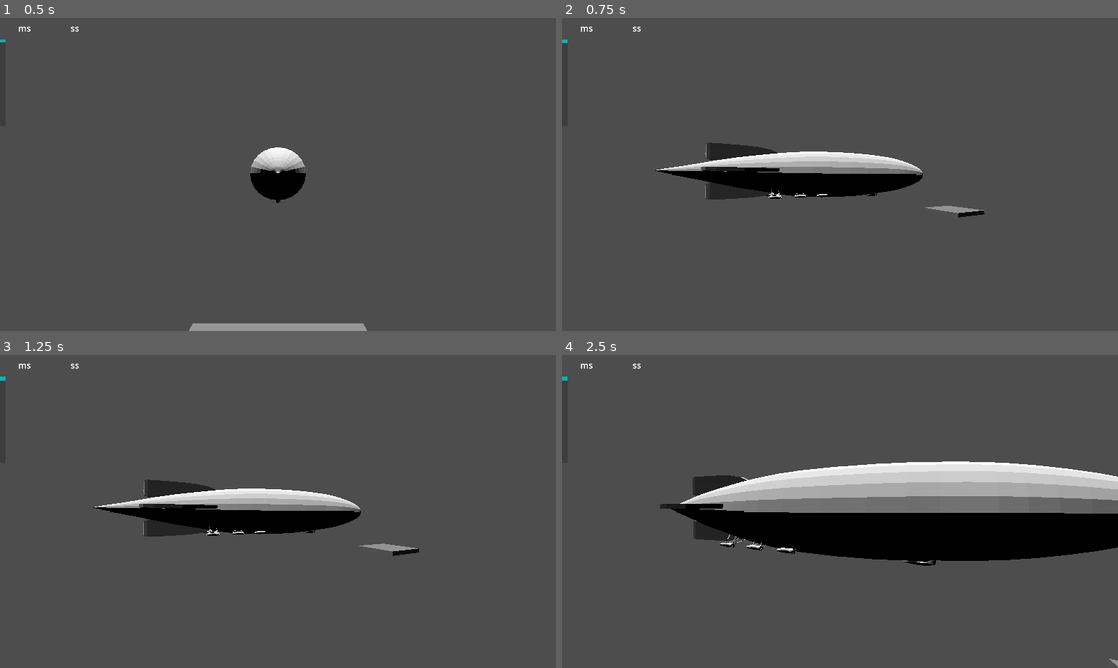
Above: before the commit, frames 1-4 (two rows, left to right).
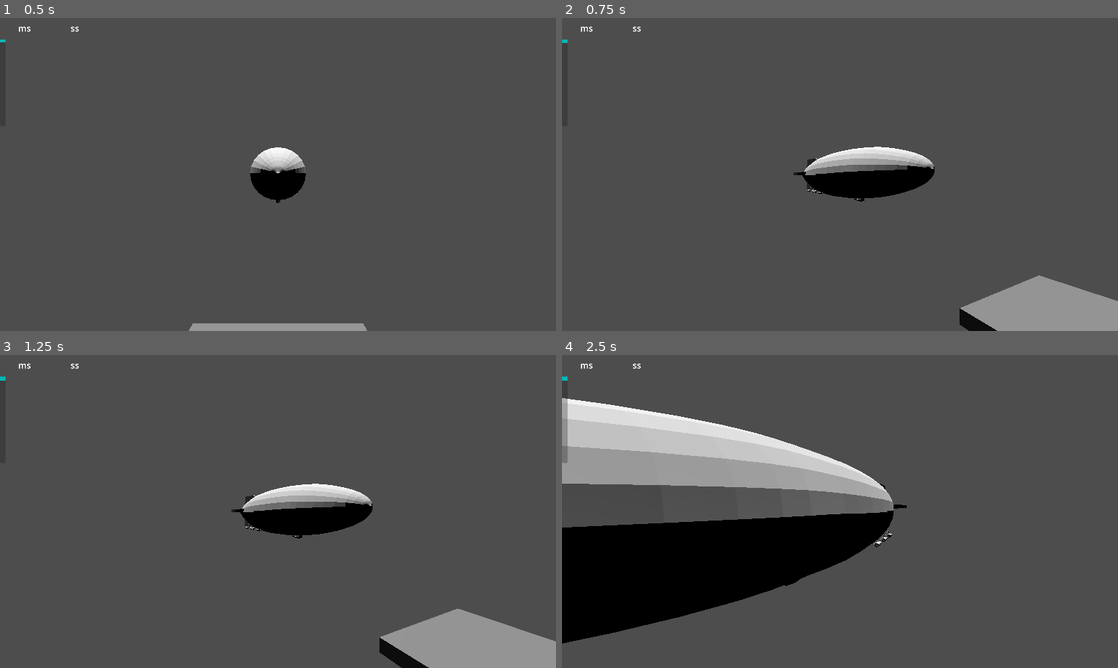
Above: after the commit, the same moments.

Repository: Manenderrr/airship-gamejam-thing
Game: Godot game, scene res://main.tscn
Same seed, same stepped clock (60 frames per second), same inputs: the game is played once before the commit and once after it.
Inputs (mouse positions are in pixels of both pictures, inside the frame that each line leads up to):
- Up to frame 1 (0.5 s): no input
- Up to frame 2 (0.75 s): tap Enter at 0.5 s; move the mouse to (867, 174) at 0.52 s; hold W (airship_forward) from 0.53 s (still down); hold X (landing) from 0.53 s (still down)
- Up to frame 3 (1.25 s): keep holding W (airship_forward); keep holding X (landing)
- Up to frame 4 (2.5 s): move the mouse to (812, 511) at 1.27 s; release X (landing) at 1.28 s; tap Mouse wheel up (camera_zoom_in) at 1.35 s; tap X (landing) at 1.55 s; release W (airship_forward) at 2 s; click "X" at 2 s

Frame 1 is identical in both runs. In frame 2, 8.7% of the frame differs, in the area x 16-100%, y 39-100%; in frame 3, 9.3%; in frame 4, 37%, in the area x 0-100%, y 13-100%.

Commit message:
Reorganise files and some code changes associated with that

Diff:
--- a/scripts/airship.gd
+++ b/airship/airship.gd
@@ -4,9 +4,6 @@
 const air_density: float = 1.190
 const airship_density: float = 0.0899
 const g: float = 9.8
-
-@export_group("UI")
-@onready var shipment_menu: = %ShipmentMenu
 
 @export_group("Cargo")
 @export var products: Array[Product] = []
@@ -31,6 +28,19 @@
 @export var acceleration_friction: float = 10.0
 @export var torque_friction: float = 10.0
 
+@export_group("Controls")
+## Whether the player can control the airship.
+@export var controls_enabled: bool = true:
+	set(value):
+		controls_enabled = value
+		on_controls_change.emit(value)
+		if value: on_controls_enable.emit()
+		else: on_controls_disable.emit()
+
+signal on_controls_enable
+signal on_controls_disable
+signal on_controls_change(new_state: bool)
+
 func _ready() -> void:
 	linear_damp = acceleration_friction
 	angular_damp = torque_friction
@@ -43,7 +53,7 @@
 	air_in_ballast = mass / (air_density - airship_density)
 
 func _process(delta: float) -> void:
-	if shipment_menu.in_shipment_menu == false:
+	if controls_enabled:
 		if Input.is_action_pressed("takeoff"):
 			air_in_ballast -= air_ballast_pump_speed * delta
 		if Input.is_action_pressed("landing"):
@@ -51,7 +61,7 @@
 
 
 func _integrate_forces(state: PhysicsDirectBodyState3D) -> void:
-	if shipment_menu.in_shipment_menu == false:
+	if controls_enabled:
 		var thrust_axis = Input.get_axis("airship_back", "airship_forward")
 		state.apply_central_force(basis.x * thrust_axis * acceleration)
 
@@ -59,7 +69,7 @@
 		state.apply_torque(Vector3(0, torque_axis * torque, 0))
 
 	#airship takeoff and landing
-	state.apply_central_force(basis.y * g * air_in_ballast * (air_density - airship_density))
+	state.apply_central_force(Vector3.UP * g * air_in_ballast * (air_density - airship_density))
 
 func add_mass():
 	for prod in products:
--- /dev/null
+++ b/airship/airship.tscn
@@ -0,0 +1,29 @@
+[gd_scene format=3 uid="uid://uaowrmxk506v"]
+
+[ext_resource type="Script" uid="uid://we8ypjg2lq2q" path="res://airship/airship.gd" id="1_0fn8a"]
+[ext_resource type="Script" uid="uid://7ybvv677kthm" path="res://resources/product.gd" id="2_2atgx"]
+[ext_resource type="Resource" uid="uid://hpjaq37uy7iy" path="res://resources/iron.tres" id="3_4i0iw"]
+[ext_resource type="Resource" uid="uid://hw7n37623jgh" path="res://resources/wheat.tres" id="4_fh81e"]
+[ext_resource type="Resource" uid="uid://dfbg2fjrts5ry" path="res://resources/wood.tres" id="5_eq4rj"]
+[ext_resource type="PackedScene" uid="uid://dscrnbtajwohj" path="res://airship/airship.fbx" id="6_wxkwo"]
+
+[sub_resource type="CapsuleShape3D" id="CapsuleShape3D_ig7tw"]
+radius = 5.0
+height = 49.842903
+
+[node name="Airship" type="RigidBody3D" unique_id=2080386789 groups=["Player"]]
+transform = Transform3D(-4.3711385e-08, 0, -0.9999999, 0, 0.9999998, 0, 0.9999999, 0, -4.3711385e-08, 0, 0, 0)
+mass = 2000.0
+can_sleep = false
+constant_force = Vector3(0, 9.8, 0)
+script = ExtResource("1_0fn8a")
+products = Array[ExtResource("2_2atgx")]([ExtResource("3_4i0iw"), ExtResource("4_fh81e"), ExtResource("5_eq4rj")])
+acceleration_friction = 1.0
+torque_friction = 1.0
+
+[node name="Model" parent="." unique_id=1991607771 groups=["Player"] instance=ExtResource("6_wxkwo")]
+transform = Transform3D(1, 0, 0, 0, 1, 0, 0, 0, 1, 0, 0.19, 0)
+
+[node name="CollisionShape3D" type="CollisionShape3D" parent="." unique_id=1581715145 groups=["Player"]]
+transform = Transform3D(-4.371139e-08, -1, 0, 1, -4.371139e-08, 0, 0, 0, 1, 0, 0, 0)
+shape = SubResource("CapsuleShape3D_ig7tw")
--- a/scripts/orbit_camera.gd
+++ b/camera/camera.gd
@@ -1,21 +1,38 @@
 extends Node3D
-
-@onready var shipment_menu: = %ShipmentMenu
-
-@export var sensivity: float = 0.01
-@export var camera: Camera3D
-
-@export_group("Zoom", "zoom_")
-@export_range(0.1, 100.0, 1.0, "or_greater", "exp", "suffix:m") var zoom_min_camera_distance: float = 10
-@export_range(10.0, 1000.0, 1.0, "or_less", "exp", "suffix:m") var zoom_max_camera_distance: float = 100
-@export_range(0.01, 1, 0.1, "or_greater", "or_less", "suffix:s") var zoom_animation_duration: float = 0.1
-
-var zoom_tween: Tween
 
 var rotation_x: float = 0.0
 var rotation_y: float = 0.0
 
 const HALF_PI = PI / 2
+
+@export_custom(PROPERTY_HINT_RANGE, "-360.0,360.0,1.0; suffix:°") var camera_rotation: Vector3 = Vector3.ZERO
+
+## By how many radians will a single screen pixel worth of mouse movement rotate the camera root.
+@export_custom(PROPERTY_HINT_NONE, "suffix:rad/px") var sensivity: float = 0.01
+## The camera itself, mostly to change its distance relative to the root.
+@export var camera: Camera3D
+
+@export_group("Zoom", "zoom_")
+## How close is the camera allowed to be.
+@export_range(0.1, 100.0, 1.0, "or_greater", "exp", "suffix:m") var zoom_min_camera_distance: float = 10
+## How far is the camera allowed to be.
+@export_range(10.0, 1000.0, 1.0, "or_less", "exp", "suffix:m") var zoom_max_camera_distance: float = 100
+## How long will the zoom animation take.
+@export_range(0.01, 1, 0.1, "or_greater", "or_less", "suffix:s") var zoom_animation_duration: float = 0.1
+
+var zoom_tween: Tween
+
+## Whether the camera is _rotating with mouse movement and the mouse pointer is captured.
+var _rotating: bool = false
+
+func lock():
+	_rotating = false
+	Input.mouse_mode = Input.MOUSE_MODE_VISIBLE
+	pass
+func unlock():
+	_rotating = true
+	Input.mouse_mode = Input.MOUSE_MODE_CAPTURED
+	pass
 
 func zoom(multiplier: float):
 	if zoom_tween: zoom_tween.kill()
@@ -24,24 +41,27 @@
 
 func _ready():
 	assert(is_instance_valid(camera), "Camera is not set")
+	update_rotation()
+
+func update_rotation():
+	basis = Basis.IDENTITY
+	rotate_object_local(Vector3.UP, -rotation_x)
+	rotate_object_local(Vector3.LEFT, -rotation_y)
 
 func _input(event: InputEvent) -> void:
-	if not shipment_menu.in_shipment_menu:
+	if _rotating:
 		if event is InputEventMouseMotion:
 			var mouse_delta = event.screen_relative * sensivity
 			rotation_x += mouse_delta.x
 			rotation_y = clampf(rotation_y - mouse_delta.y, -HALF_PI, HALF_PI)
 
-			basis = Basis.IDENTITY
-			rotate_object_local(Vector3.UP, -rotation_x)
-			rotate_object_local(Vector3.LEFT, -rotation_y)
+			update_rotation()
 
 			get_viewport().set_input_as_handled()
 
 func _unhandled_input(event: InputEvent) -> void:
-	if(shipment_menu.in_shipment_menu == false):
+	if _rotating:
 		if event is InputEventMouseButton:
-			Input.mouse_mode = Input.MOUSE_MODE_CAPTURED
 			if event.is_action_pressed("camera_zoom_out"): zoom(2)
 			elif event.is_action_pressed("camera_zoom_in"): zoom(0.5)
 
--- /dev/null
+++ b/camera/camera.tscn
@@ -0,0 +1,12 @@
+[gd_scene format=3 uid="uid://cmf8hwfou7l4r"]
+
+[ext_resource type="Script" uid="uid://djntvai6h802l" path="res://camera/camera.gd" id="1_lw1ob"]
+
+[node name="CameraRoot" type="Node3D" unique_id=196031430 node_paths=PackedStringArray("camera")]
+transform = Transform3D(-4.371139e-08, 0, -1, 0, 1, 0, 1, 0, -4.371139e-08, 0, 0, 0)
+script = ExtResource("1_lw1ob")
+camera = NodePath("Camera3D")
+
+[node name="Camera3D" type="Camera3D" parent="." unique_id=1411326435]
+transform = Transform3D(1, 0, 0, 0, 0.99999994, 0, 0, 0, 0.99999994, 0, 0, 40)
+size = 24.203
--- a/main.tscn
+++ b/main.tscn
@@ -1,21 +1,12 @@
 [gd_scene format=3 uid="uid://cqow47bch5ocs"]
 
-[ext_resource type="Script" uid="uid://we8ypjg2lq2q" path="res://scripts/airship.gd" id="1_0xm2m"]
 [ext_resource type="Script" uid="uid://cljo0h54ukqrs" path="res://main.gd" id="1_dg77c"]
-[ext_resource type="Script" uid="uid://djntvai6h802l" path="res://scripts/orbit_camera.gd" id="1_h2yge"]
-[ext_resource type="Script" uid="uid://7ybvv677kthm" path="res://scripts/product.gd" id="2_5vw27"]
-[ext_resource type="PackedScene" uid="uid://beved6boexd4" path="res://gfx/AirShip_Original.fbx" id="2_h2yge"]
-[ext_resource type="Resource" uid="uid://hpjaq37uy7iy" path="res://Resources/iron.tres" id="3_kek77"]
-[ext_resource type="Script" uid="uid://cdmnois872y32" path="res://scripts/airship_landing.gd" id="4_1bvp3"]
-[ext_resource type="Resource" uid="uid://dfbg2fjrts5ry" path="res://Resources/wood.tres" id="4_4c57u"]
-[ext_resource type="Resource" uid="uid://hw7n37623jgh" path="res://Resources/wheat.tres" id="5_efxa6"]
-[ext_resource type="PackedScene" uid="uid://cmso0s4aandw8" path="res://scenes/shipment_menu.tscn" id="9_4c57u"]
+[ext_resource type="PackedScene" uid="uid://uaowrmxk506v" path="res://airship/airship.tscn" id="2_7mycd"]
+[ext_resource type="PackedScene" uid="uid://cmf8hwfou7l4r" path="res://camera/camera.tscn" id="3_272bh"]
+[ext_resource type="Script" uid="uid://cdmnois872y32" path="res://airship/airship_landing.gd" id="4_1bvp3"]
+[ext_resource type="PackedScene" uid="uid://cmso0s4aandw8" path="res://ui/shipment_menu/shipment_menu.tscn" id="9_4c57u"]
 [ext_resource type="PackedScene" uid="uid://eo30kruldshw" path="res://ui/hud.tscn" id="9_efxa6"]
 [ext_resource type="PackedScene" uid="uid://dqasr5tbnenrr" path="res://ui/pause.tscn" id="12_dg77c"]
-
-[sub_resource type="CapsuleShape3D" id="CapsuleShape3D_ig7tw"]
-radius = 5.0
-height = 49.842903
 
 [sub_resource type="BoxMesh" id="BoxMesh_ig7tw"]
 size = Vector3(10, 1, 10)
@@ -29,31 +20,16 @@
 [node name="Node" type="Node" unique_id=1065634655]
 script = ExtResource("1_dg77c")
 
-[node name="Airship" type="RigidBody3D" parent="." unique_id=738342851 groups=["Player"]]
+[node name="CameraRoot" parent="." unique_id=196031430 instance=ExtResource("3_272bh")]
 transform = Transform3D(-4.3711385e-08, 0, -0.9999999, 0, 0.9999998, 0, 0.9999999, 0, -4.3711385e-08, 0, 0, -41)
-mass = 2000.0
-can_sleep = false
-constant_force = Vector3(0, 9.8, 0)
-script = ExtResource("1_0xm2m")
-products = Array[ExtResource("2_5vw27")]([ExtResource("3_kek77"), ExtResource("5_efxa6"), ExtResource("4_4c57u")])
-acceleration_friction = 1.0
-torque_friction = 1.0
 
-[node name="Model" parent="Airship" unique_id=1788363306 groups=["Player"] instance=ExtResource("2_h2yge")]
-transform = Transform3D(1, 0, 0, 0, 1, 0, 0, 0, 1, 0, 0.19, 0)
+[node name="Airship" parent="." unique_id=2080386789 instance=ExtResource("2_7mycd")]
+transform = Transform3D(-4.3711385e-08, 0, -0.9999999, 0, 0.9999998, 0, 0.9999999, 0, -4.3711385e-08, 0, 0, -41)
 
-[node name="CollisionShape3D" type="CollisionShape3D" parent="Airship" unique_id=702138280 groups=["Player"]]
-transform = Transform3D(-4.3710084e-08, -1, 0, 0.9999702, -4.371139e-08, 0, 0, 0, 0.9999702, 0, 0, 0)
-shape = SubResource("CapsuleShape3D_ig7tw")
-
-[node name="CameraRoot" type="Node3D" parent="Airship" unique_id=1912481264 node_paths=PackedStringArray("camera")]
-transform = Transform3D(-4.371139e-08, 0, 1, 0, 1, 0, -1, 0, -4.371139e-08, 0, 0, 0)
-script = ExtResource("1_h2yge")
-camera = NodePath("Camera3D")
-
-[node name="Camera3D" type="Camera3D" parent="Airship/CameraRoot" unique_id=1372917612]
-transform = Transform3D(1, 0, 0, 0, 0.99999994, 0, 0, 0, 0.99999994, 0, 0, 40)
-size = 24.203
+[node name="RemoteTransform3D" type="RemoteTransform3D" parent="Airship" unique_id=814384683]
+remote_path = NodePath("../../CameraRoot")
+update_rotation = false
+update_scale = false
 
 [node name="DirectionalLight3D" type="DirectionalLight3D" parent="." unique_id=1401420976]
 transform = Transform3D(0.9989103, -0.04508392, -0.012065864, 0, -0.25853243, 0.9660026, -0.0466706, -0.96494997, -0.2582507, 0, 0, 0)
@@ -77,14 +53,16 @@
 
 [node name="HUD" parent="." unique_id=113001571 instance=ExtResource("9_efxa6")]
 
-[node name="ShipmentMenu" parent="." unique_id=1322058284 node_paths=PackedStringArray("airship") instance=ExtResource("9_4c57u")]
-airship = NodePath("../Airship")
+[node name="ShipmentMenu" parent="." unique_id=1322058284 instance=ExtResource("9_4c57u")]
 
 [node name="Pause" parent="." unique_id=654107687 instance=ExtResource("12_dg77c")]
 
 [connection signal="on_pause" from="." to="Pause" method="pause"]
 [connection signal="air_changed_fraction" from="Airship" to="HUD/VBoxContainer/AirMeter" method="set_as_ratio"]
+[connection signal="on_controls_disable" from="Airship" to="CameraRoot" method="lock"]
+[connection signal="on_controls_enable" from="Airship" to="CameraRoot" method="unlock"]
 [connection signal="body_entered" from="StaticBody3D/Area3D" to="StaticBody3D/Area3D" method="_on_body_entered"]
+[connection signal="on_appear" from="ShipmentMenu" to="CameraRoot" method="lock"]
+[connection signal="on_disappear" from="ShipmentMenu" to="CameraRoot" method="unlock"]
 
-[editable path="Airship/Model"]
 [editable path="HUD"]
--- a/Resources/iron.tres
+++ b/resources/iron.tres
@@ -1,6 +1,6 @@
 [gd_resource type="Resource" script_class="Product" format=3 uid="uid://hpjaq37uy7iy"]
 
-[ext_resource type="Script" uid="uid://7ybvv677kthm" path="res://scripts/product.gd" id="1_u4ueu"]
+[ext_resource type="Script" uid="uid://7ybvv677kthm" path="res://resources/product.gd" id="1_u4ueu"]
 
 [resource]
 script = ExtResource("1_u4ueu")
--- a/Resources/wheat.tres
+++ b/resources/wheat.tres
@@ -1,6 +1,6 @@
 [gd_resource type="Resource" script_class="Product" format=3 uid="uid://hw7n37623jgh"]
 
-[ext_resource type="Script" uid="uid://7ybvv677kthm" path="res://scripts/product.gd" id="1_s52fe"]
+[ext_resource type="Script" uid="uid://7ybvv677kthm" path="res://resources/product.gd" id="1_s52fe"]
 
 [resource]
 script = ExtResource("1_s52fe")
--- a/Resources/wood.tres
+++ b/resources/wood.tres
@@ -1,6 +1,6 @@
 [gd_resource type="Resource" script_class="Product" format=3 uid="uid://dfbg2fjrts5ry"]
 
-[ext_resource type="Script" uid="uid://7ybvv677kthm" path="res://scripts/product.gd" id="1_irjvf"]
+[ext_resource type="Script" uid="uid://7ybvv677kthm" path="res://resources/product.gd" id="1_irjvf"]
 
 [resource]
 script = ExtResource("1_irjvf")
--- a/scripts/look_at_node3d.gd
+++ /dev/null
@@ -1,12 +0,0 @@
-@tool
-extends Node3D
-@export var objectToTrack: Node3D
-
-# Called when the node enters the scene tree for the first time.
-func _ready() -> void:
-	pass # Replace with function body.
-
-# Called every frame. 'delta' is the elapsed time since the previous frame.
-func _process(delta: float) -> void:
-	look_at(objectToTrack.position)
-	pass
--- a/scenes/add_container.tscn
+++ b/ui/shipment_menu/add_container.tscn
@@ -1,6 +1,6 @@
 [gd_scene format=3 uid="uid://cxk6owvhe7r8u"]
 
-[ext_resource type="Script" uid="uid://c7fsuhbivn13p" path="res://scripts/act_with_items.gd" id="1_1v1ai"]
+[ext_resource type="Script" uid="uid://c7fsuhbivn13p" path="res://ui/shipment_menu/act_with_items.gd" id="1_1v1ai"]
 
 [node name="ActAddContainer(HBox)" type="HBoxContainer" unique_id=1005234056]
 script = ExtResource("1_1v1ai")
--- a/scenes/remove_container.tscn
+++ b/ui/shipment_menu/remove_container.tscn
@@ -1,6 +1,6 @@
 [gd_scene format=3 uid="uid://dhmdnoslyjri"]
 
-[ext_resource type="Script" uid="uid://c7fsuhbivn13p" path="res://scripts/act_with_items.gd" id="1_qrsvh"]
+[ext_resource type="Script" uid="uid://c7fsuhbivn13p" path="res://ui/shipment_menu/act_with_items.gd" id="1_qrsvh"]
 
 [node name="ActAddContainer(HBox)" type="HBoxContainer" unique_id=1005234056]
 script = ExtResource("1_qrsvh")
--- a/scripts/shipment_menu.gd
+++ b/ui/shipment_menu/shipment_menu.gd
@@ -1,17 +1,18 @@
 extends Control
 
-var in_shipment_menu: bool = false
+signal on_appear
+signal on_disappear
 
 @export var products: Array[Product] = []
 @export var airship: RigidBody3D
 
 @onready var past_acts_info: Label = %PastActsInfo
 
-@onready var parent_of_add_containers: VBoxContainer = %"AddContainers(VBox)"
-var add_container_scene = preload("res://scenes/add_container.tscn")
+@onready var parent_of_add_containers: Node = %"AddContainers(VBox)"
+@export var add_container_scene: PackedScene
 
-@onready var parent_of_remove_containers: VBoxContainer = %"RemoveContainers(VBox)"
-var remove_container_scene = preload("res://scenes/remove_container.tscn")
+@onready var parent_of_remove_containers: Node = %"RemoveContainers(VBox)"
+@export var remove_container_scene: PackedScene
 
 
 func _ready() -> void:
@@ -25,12 +26,12 @@
 func shipment_menu_appear() -> void:
 	visible = true
 	Input.mouse_mode = Input.MOUSE_MODE_VISIBLE
-	in_shipment_menu = true
+	on_appear.emit()
 
 func shipment_menu_disappear() -> void:
 	visible = false
 	Input.mouse_mode = Input.MOUSE_MODE_CAPTURED
-	in_shipment_menu = false
+	on_disappear.emit()
 
 func add_add_containers():
 	for prod in products:
--- a/scenes/shipment_menu.tscn
+++ b/ui/shipment_menu/shipment_menu.tscn
@@ -1,10 +1,12 @@
 [gd_scene format=3 uid="uid://cmso0s4aandw8"]
 
-[ext_resource type="Script" uid="uid://vw1uik1lapom" path="res://scripts/shipment_menu.gd" id="1_my26y"]
-[ext_resource type="Script" uid="uid://7ybvv677kthm" path="res://scripts/product.gd" id="2_ejk6p"]
+[ext_resource type="Script" uid="uid://vw1uik1lapom" path="res://ui/shipment_menu/shipment_menu.gd" id="1_my26y"]
+[ext_resource type="Script" uid="uid://7ybvv677kthm" path="res://resources/product.gd" id="2_ejk6p"]
 [ext_resource type="Resource" uid="uid://hpjaq37uy7iy" path="res://resources/iron.tres" id="3_vlt5v"]
 [ext_resource type="Resource" uid="uid://hw7n37623jgh" path="res://resources/wheat.tres" id="4_romhf"]
 [ext_resource type="Resource" uid="uid://dfbg2fjrts5ry" path="res://resources/wood.tres" id="5_86qsv"]
+[ext_resource type="PackedScene" uid="uid://cxk6owvhe7r8u" path="res://ui/shipment_menu/add_container.tscn" id="6_v130e"]
+[ext_resource type="PackedScene" uid="uid://dhmdnoslyjri" path="res://ui/shipment_menu/remove_container.tscn" id="7_xmmv8"]
 
 [node name="ShipmentMenu" type="Control" unique_id=1322058284]
 unique_name_in_owner = true
@@ -14,6 +16,8 @@
 offset_bottom = 1080.0
 script = ExtResource("1_my26y")
 products = Array[ExtResource("2_ejk6p")]([ExtResource("3_vlt5v"), ExtResource("4_romhf"), ExtResource("5_86qsv")])
+add_container_scene = ExtResource("6_v130e")
+remove_container_scene = ExtResource("7_xmmv8")
 
 [node name="MainContainer(Margin)" type="MarginContainer" parent="." unique_id=171145227]
 layout_mode = 1
Renamed: gfx/AirShip_Original.fbx -> airship/airship.fbx
Not shown, changed: airship/airship.fbx.import
Renamed: scripts/airship.gd.uid -> airship/airship.gd.uid
Renamed: scripts/airship_landing.gd -> airship/airship_landing.gd
Renamed: scripts/airship_landing.gd.uid -> airship/airship_landing.gd.uid
Renamed: scripts/orbit_camera.gd.uid -> camera/camera.gd.uid
Binary file added: gfx/airship.fbx
Not shown, added: gfx/airship.fbx.import
Renamed: scripts/product.gd -> resources/product.gd
Renamed: scripts/product.gd.uid -> resources/product.gd.uid
Not shown, removed: scripts/look_at_node3d.gd.uid
Renamed: scripts/act_with_items.gd -> ui/shipment_menu/act_with_items.gd
(and 2 more such lines)
